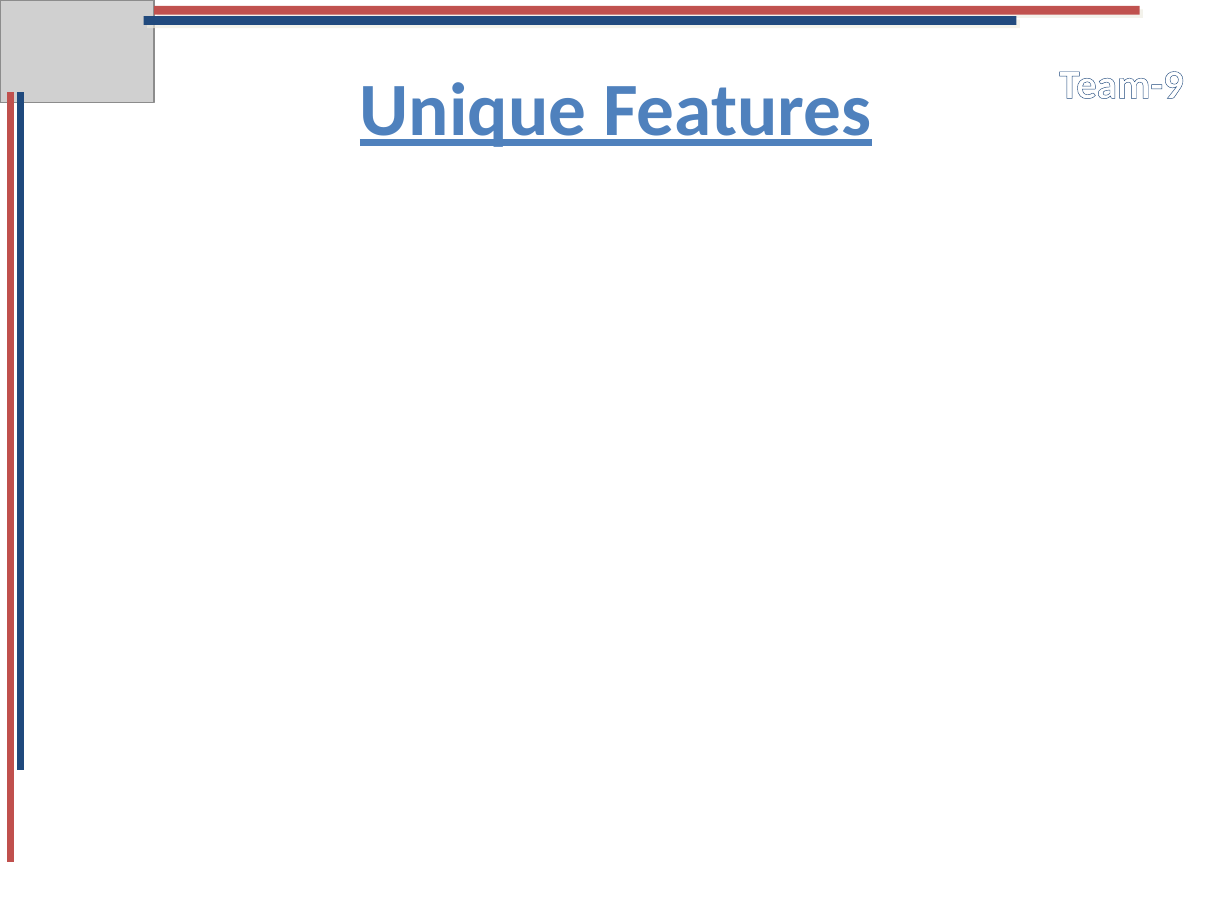
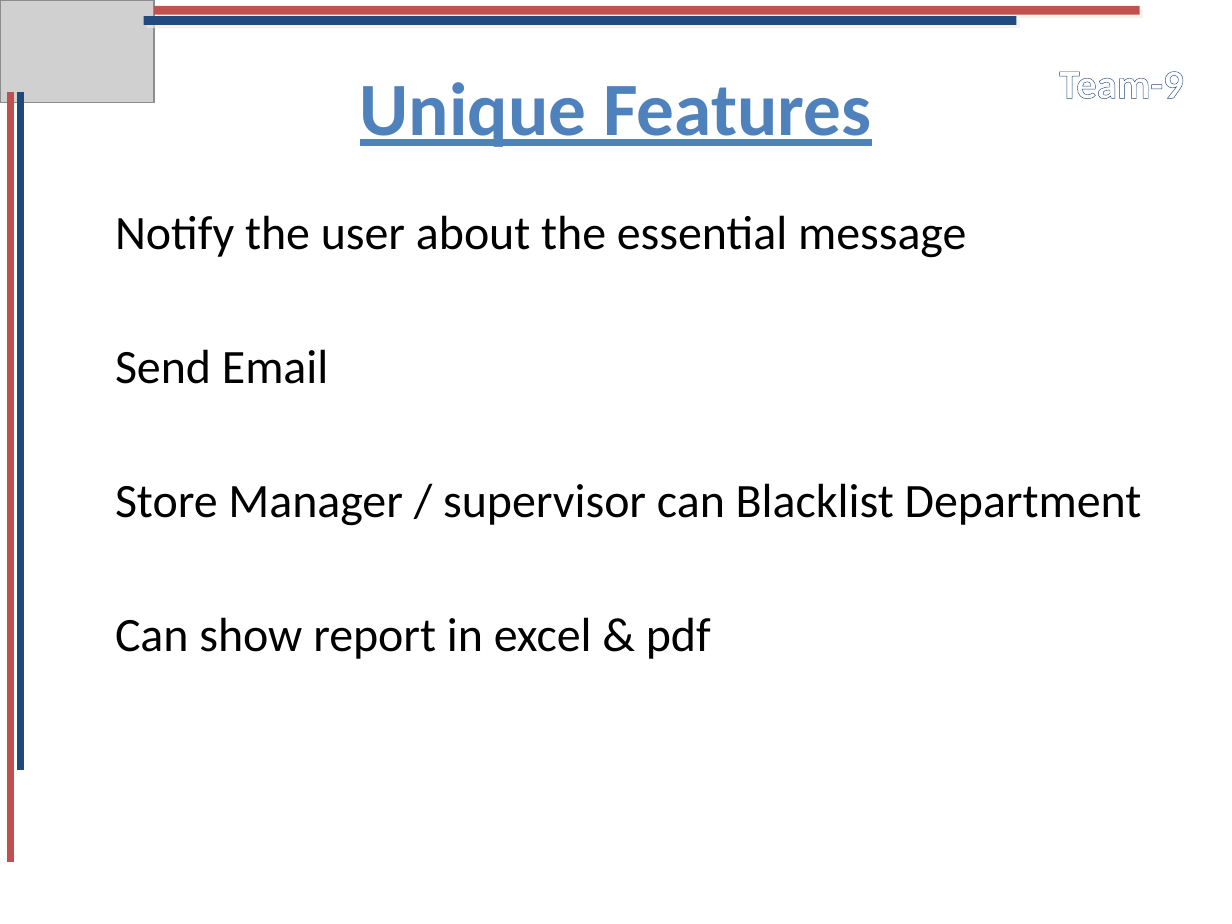
Before and after one commit to Soulrequiem/final-project-whereever-whatever, a slide deck: slide 3 of others/Files/presentation/PresentationSlideADproject.pptx. Drawn at 1232x924 pixels with LibreOffice and Linux fonts; fonts in the diff are those of the drawing; grey boxes stand for pictures. Boxes give left, top, right and bottom in pixels: in the first picture for what was removed or moved away, otherwise in the second. Text is boxed around its words. In the diff, an @@ line names an element or a change of style, - is before the commit and + after.

```diff
--- a/others/Files/presentation/PresentationSlideADproject.pptx
+++ b/others/Files/presentation/PresentationSlideADproject.pptx
@@ subtitle added at (x1=115, y1=215, x2=1142, y2=659), 28 pt, text #000000 @@
+Notify the user about the essential message
+Send Email
+Store Manager / supervisor can Blacklist Department
+Can show report in excel & pdf
```
Also in this commit, not shown: 2 other slides changed.
